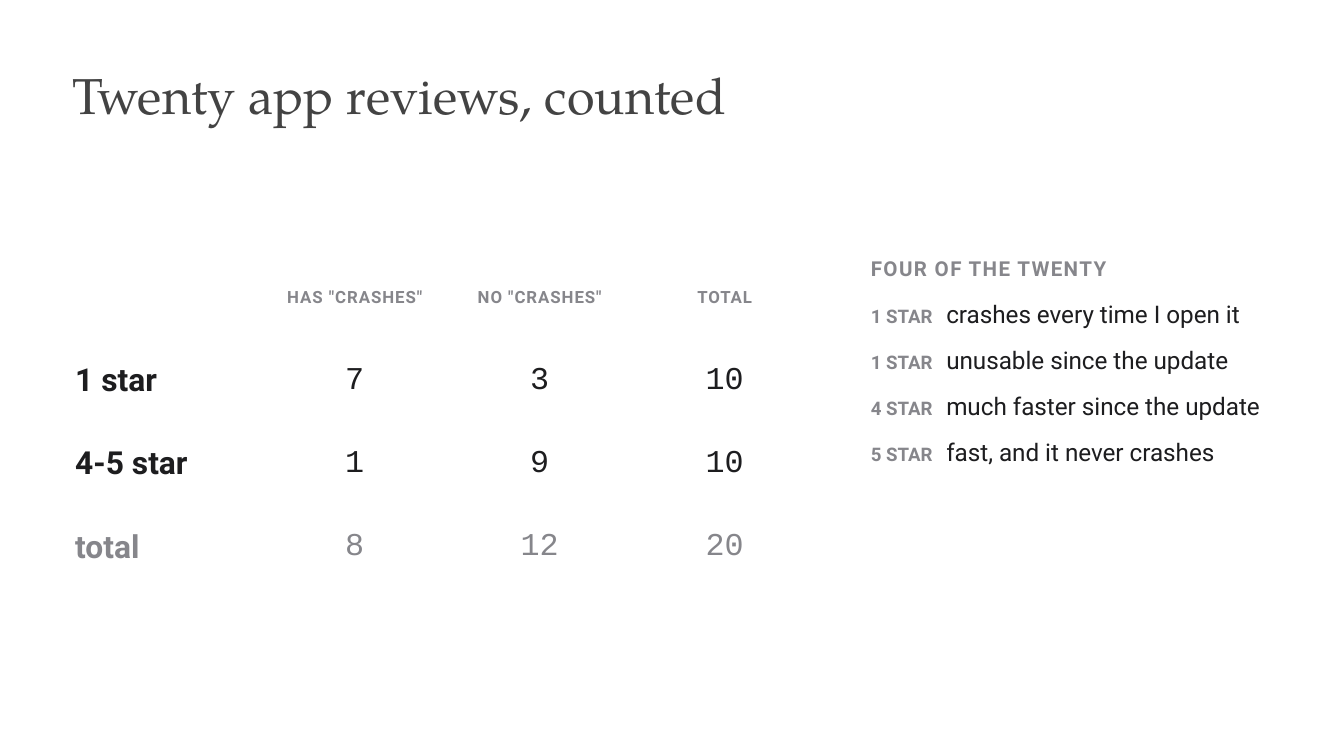
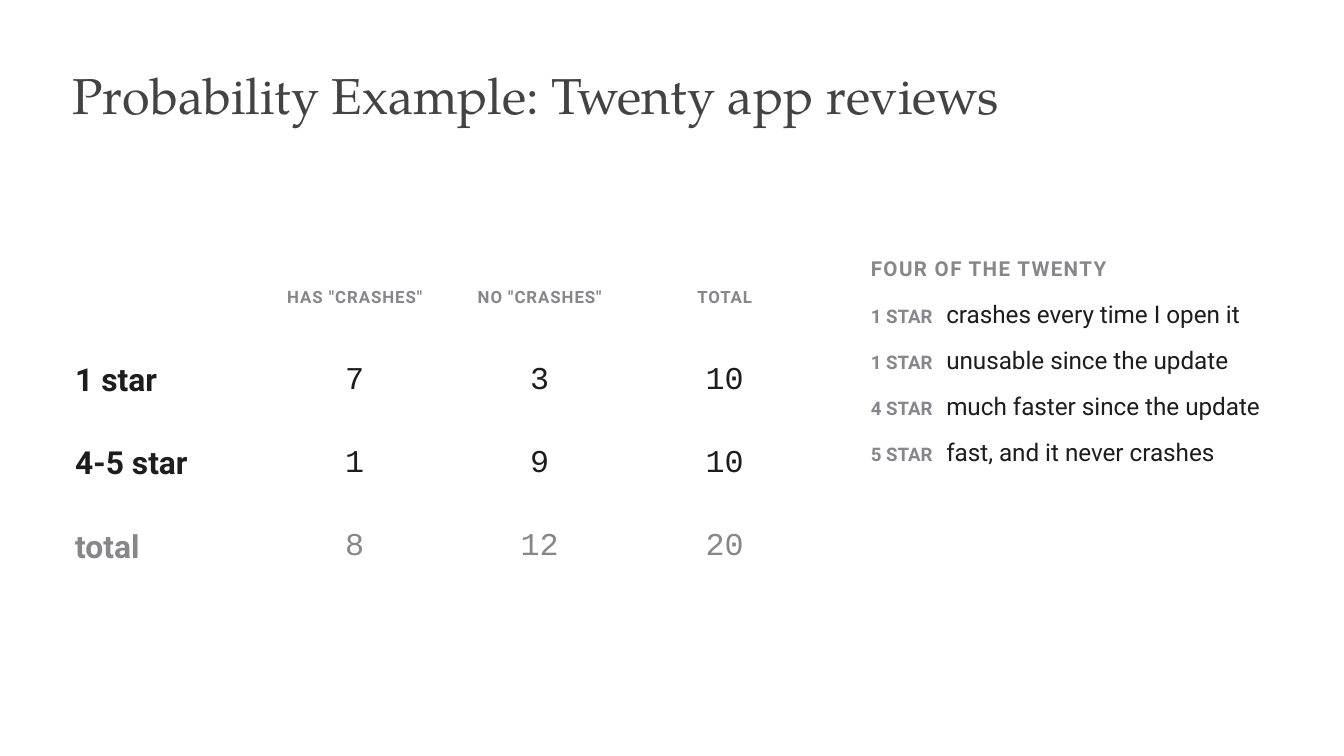
Before and after one commit to edavalosanaya/CSCI3495_NLP_LLMs_Student, a slide deck: slide 6 of weeks/week-04/class-01/lecture/slides.pptx. Drawn at 1344x756 pixels with LibreOffice and Linux fonts; fonts in the diff are those of the drawing; background and template pictures are left out. Boxes give left, top, right and bottom in pixels: in the first picture for what was removed or moved away, otherwise in the second. Text is boxed around its words. In the diff, an @@ line names an element or a change of style, - is before the commit and + after.

```diff
--- a/weeks/week-04/class-01/lecture/slides.pptx
+++ b/weeks/week-04/class-01/lecture/slides.pptx
@@ title at <box>72,77,999,129</box>: text changed @@
-Twenty app reviews, counted
+Probability Example: Twenty app reviews
```
Also in this commit, not shown: 3 other slides changed, 12 other files.
